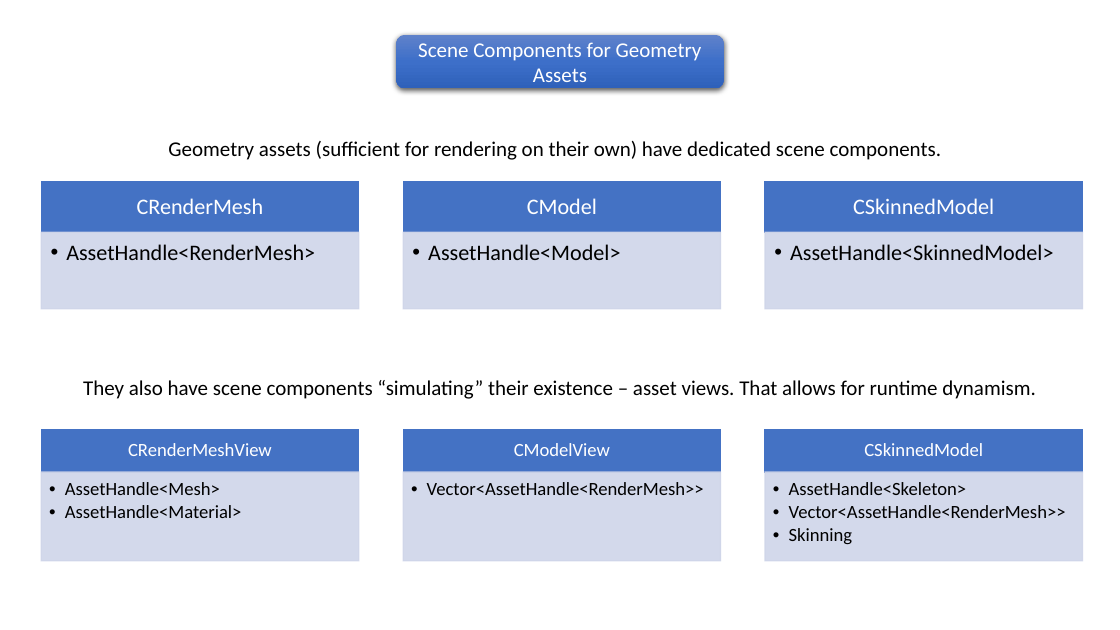
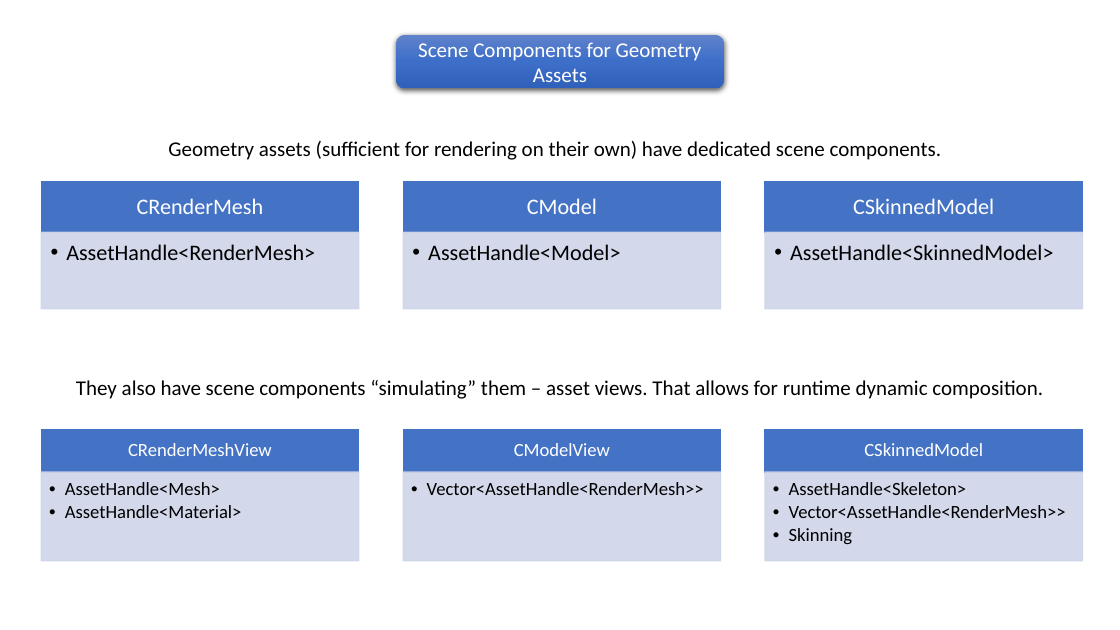
Before and after one commit to pawel-kaleta/FoolsEngine, a slide deck: slide 6 of Documentation/Asset Pipeline.pptx. Drawn at 1120x630 pixels with LibreOffice and Linux fonts; fonts in the diff are those of the drawing. Boxes give left, top, right and bottom in pixels: in the first picture for what was removed or moved away, otherwise in the second. Text is boxed around its words. In the diff, an @@ line names an element or a change of style, - is before the commit and + after.

```diff
--- a/Documentation/Asset Pipeline.pptx
+++ b/Documentation/Asset Pipeline.pptx
@@ text at (x1=76, y1=380, x2=1043, y2=399): text changed @@
-They also have scene components “simulating” their existence – asset views. That allows for runtime dynamism.
+They also have scene components “simulating” them – asset views. That allows for runtime dynamic composition.
```
Also in this commit, not shown: 2 other slides changed, 18 other files.
